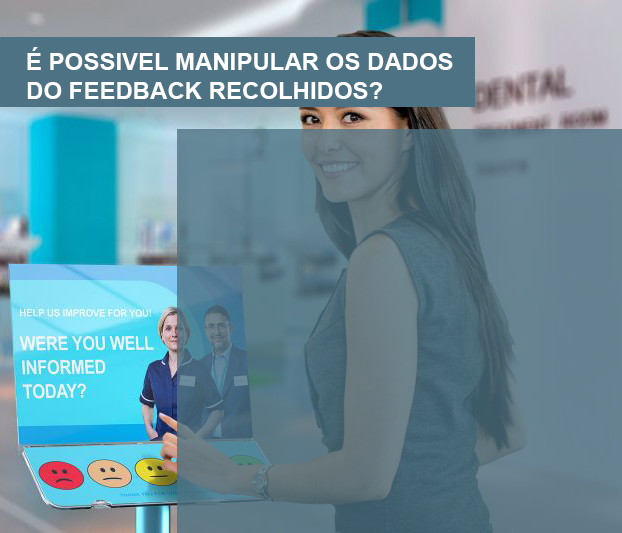
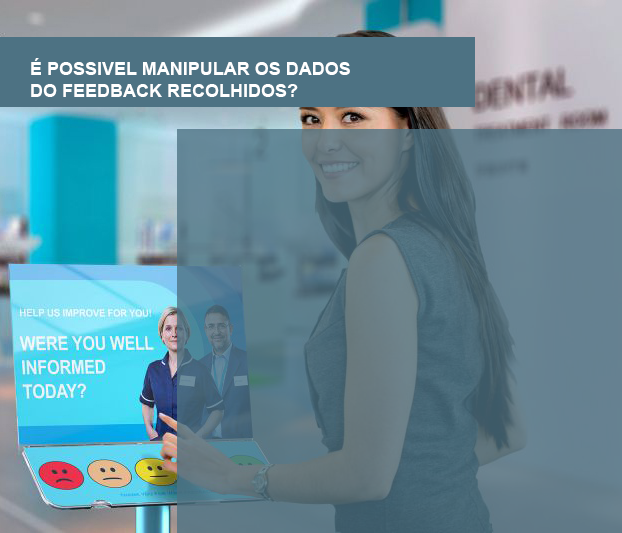
The second 622 x 533 image is a revision of the first. Changes to its layers:
painted on "É POSSIVEL MANIPULAR OS DADOS DO FEEDBACK RECOLHIDOS?" over (27, 47, 453, 99)
